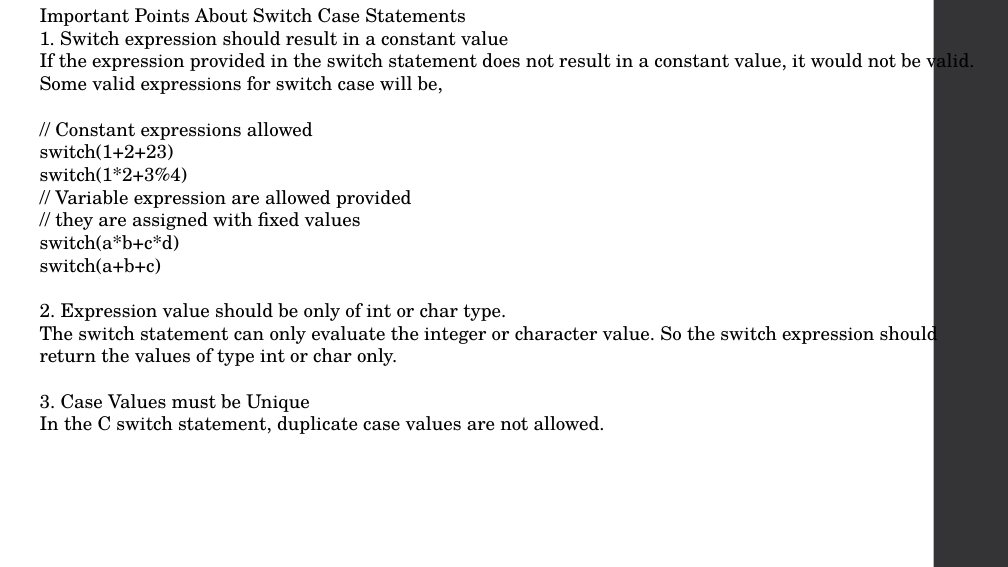
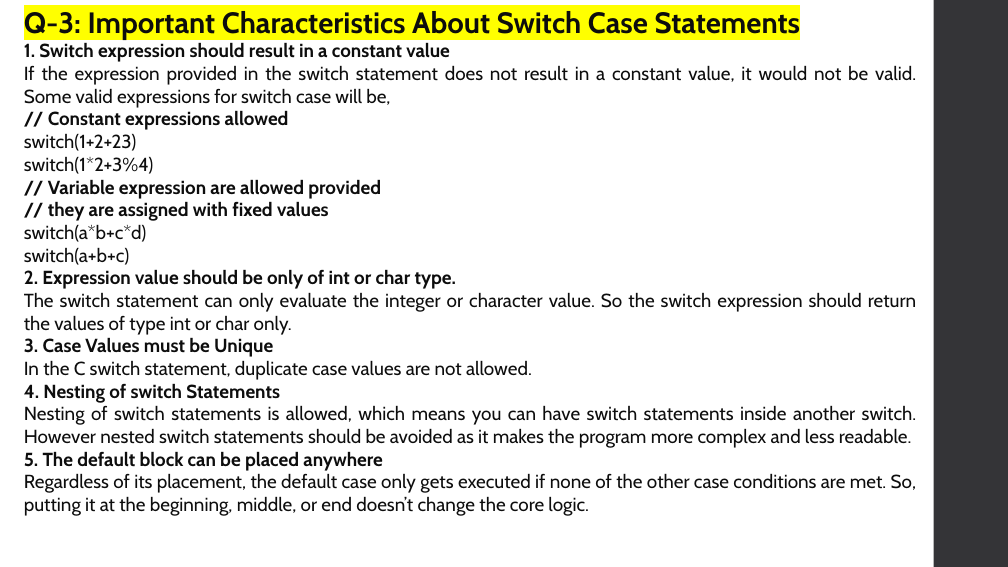
Before and after one commit to Raajokiaa-Ritu/03_Course___Structural-Programming-Language-C, a slide deck: slide 23 of 6. C Control Statements Decision-Making.pptx (slide 28 before the commit). Drawn at 1008x567 pixels with LibreOffice and Linux fonts; fonts in the diff are those of the drawing. Boxes give left, top, right and bottom in pixels: in the first picture for what was removed or moved away, otherwise in the second. Text is boxed around its words. In the diff, an @@ line names an element or a change of style, - is before the commit and + after.

```diff
--- a/6. C Control Statements Decision-Making.pptx
+++ b/6. C Control Statements Decision-Making.pptx
@@ text "Q-3: Important Characteristics About Switch ..." moved from (x1=40, y1=8, x2=974, y2=434) to (x1=24, y1=8, x2=917, y2=516) @@
@@ text at (x1=24, y1=8, x2=801, y2=40): text changed; size 18 to 28 pt; font TeX Gyre Schola to Cabin; text colour #000000 to #0D0D0D; bold on @@
-Important Points About Switch Case Statements
+Q-3: Important Characteristics About Switch Case Statements
@@ text at (x1=24, y1=42, x2=916, y2=380): font TeX Gyre Schola to Cabin, text colour #000000 to #0D0D0D in "1. Switch expression should result in a ...", "If the expression provided in the switch ...", "// Constant expressions allowed", "switch(1+2+23)" and 9 more places; bold on in "1. Switch expression should result in a ...", "// Constant expressions allowed", "// Variable expression are allowed provided", "// they are assigned with fixed values" and 2 more places; alignment left to justified @@
@@ text at (x1=24, y1=383, x2=917, y2=516): paragraphs added @@
+4. Nesting of switch Statements
+Nesting of switch statements is allowed, which means you can have switch statements inside another switch. However nested switch statements should be avoided as it makes the program more complex and less readable.
+5. The default block can be placed anywhere
+Regardless of its placement, the default case only gets executed if none of the other case conditions are met. So, putting it at the beginning, middle, or end doesn’t change the core logic.
```
Also in this commit, not shown: 22 other slides changed, 35 slides added, 16 slides removed.
